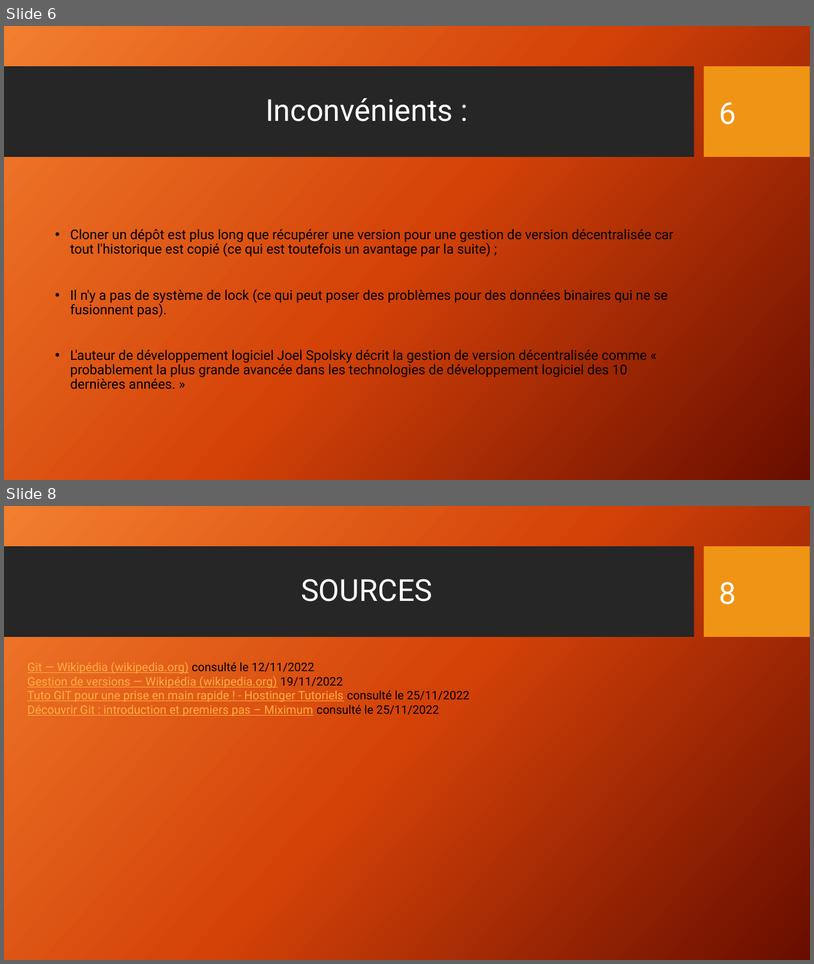
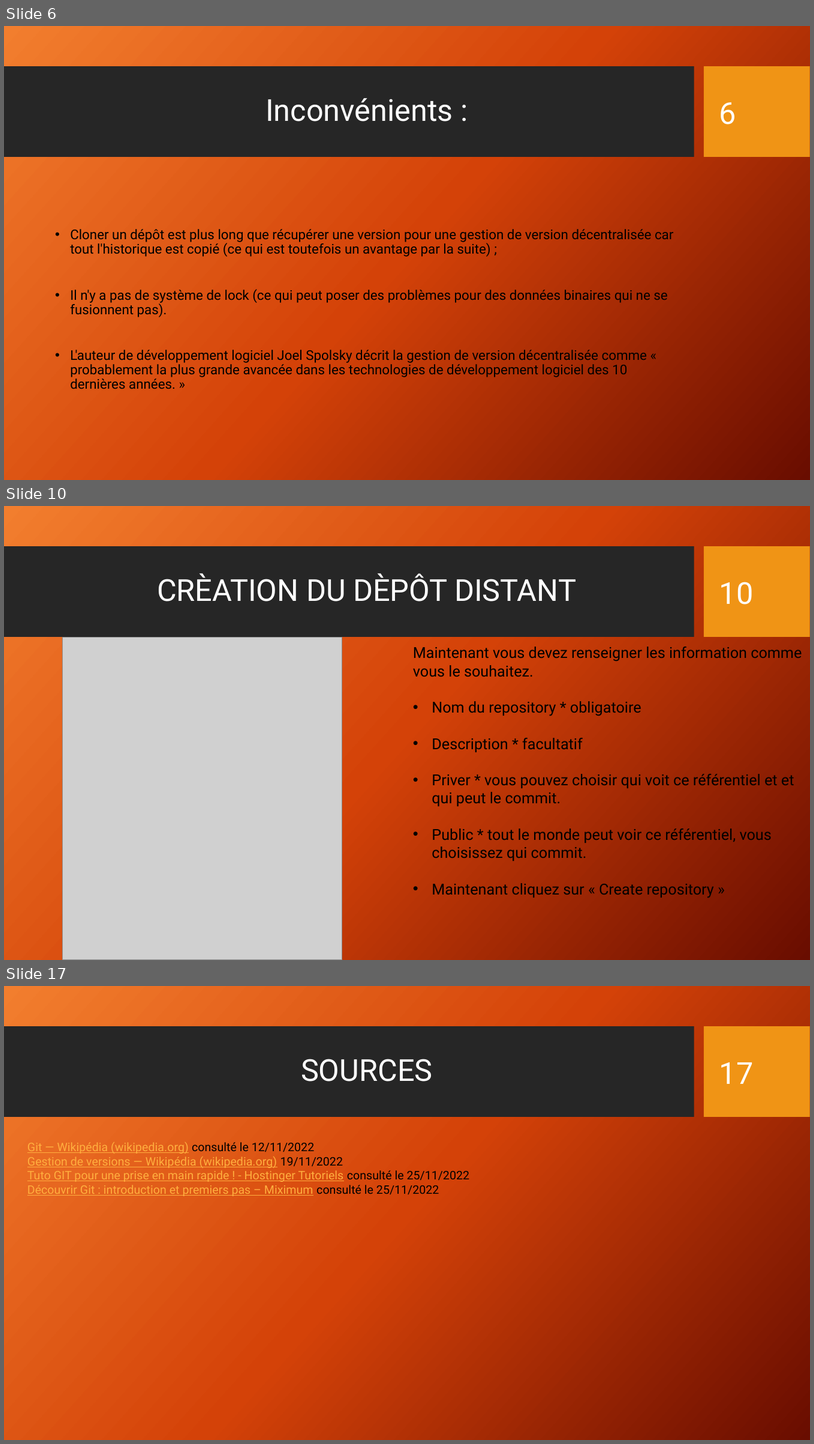
Before and after one commit to Math-Alex83/Expos-_git_cda_2210, a slide deck: Présentation_Git_CDA_2210.pptx. Shown one above the other, each under a label of ours: slides 6 and 8 before the commit, slides 6, 10 and 17 after it; the slides between them are not shown. The pictures are 814x964 and 814x1444 pixels, drawn with LibreOffice and Linux fonts; fonts in the diff are those of the drawing; grey boxes stand for pictures; background and template pictures are left out. Boxes give left, top, right and bottom in pixels: in the first picture for what was removed or moved away, otherwise in the second. Text is boxed around its words. In the diff, an @@ line names an element or a change of style, - is before the commit and + after.

```diff
--- a/Présentation_Git_CDA_2210.pptx
+++ b/Présentation_Git_CDA_2210.pptx
@@ slide 10 added at (x1=4, y1=506, x2=810, y2=960), background gradient #F18031 to #D54209 to #6A0D00; not listed: 2 template elements that a slide beside it also shows @@
@@ title added at (x1=157, y1=573, x2=576, y2=601), 36 pt, text #FFFFFF @@
+CRÈATION DU DÈPÔT DISTANT
@@ page number added at (x1=720, y1=582, x2=754, y2=604), 36 pt, text #FFFFFF @@
+10
@@ picture added at (x1=63, y1=637, x2=343, y2=960) @@
@@ text added at (x1=413, y1=646, x2=802, y2=898), 18 pt, text #000000 @@
+Maintenant vous devez renseigner les information comme vous le souhaitez.
+• Nom du repository * obligatoire
+• Description * facultatif
+• Priver * vous pouvez choisir qui voit ce référentiel et et qui peut le commit.
+• Public * tout le monde peut voir ce référentiel, vous choisissez qui commit.
+• Maintenant cliquez sur « Create repository »
@@ what was slide 8 is now slide 17 @@
@@ page number at (x1=720, y1=1062, x2=754, y2=1084): text changed @@
-8
+17
```
Also in this commit, not shown: 1 slide changed, 10 other slides added, 2 slides removed, 1 other file.
